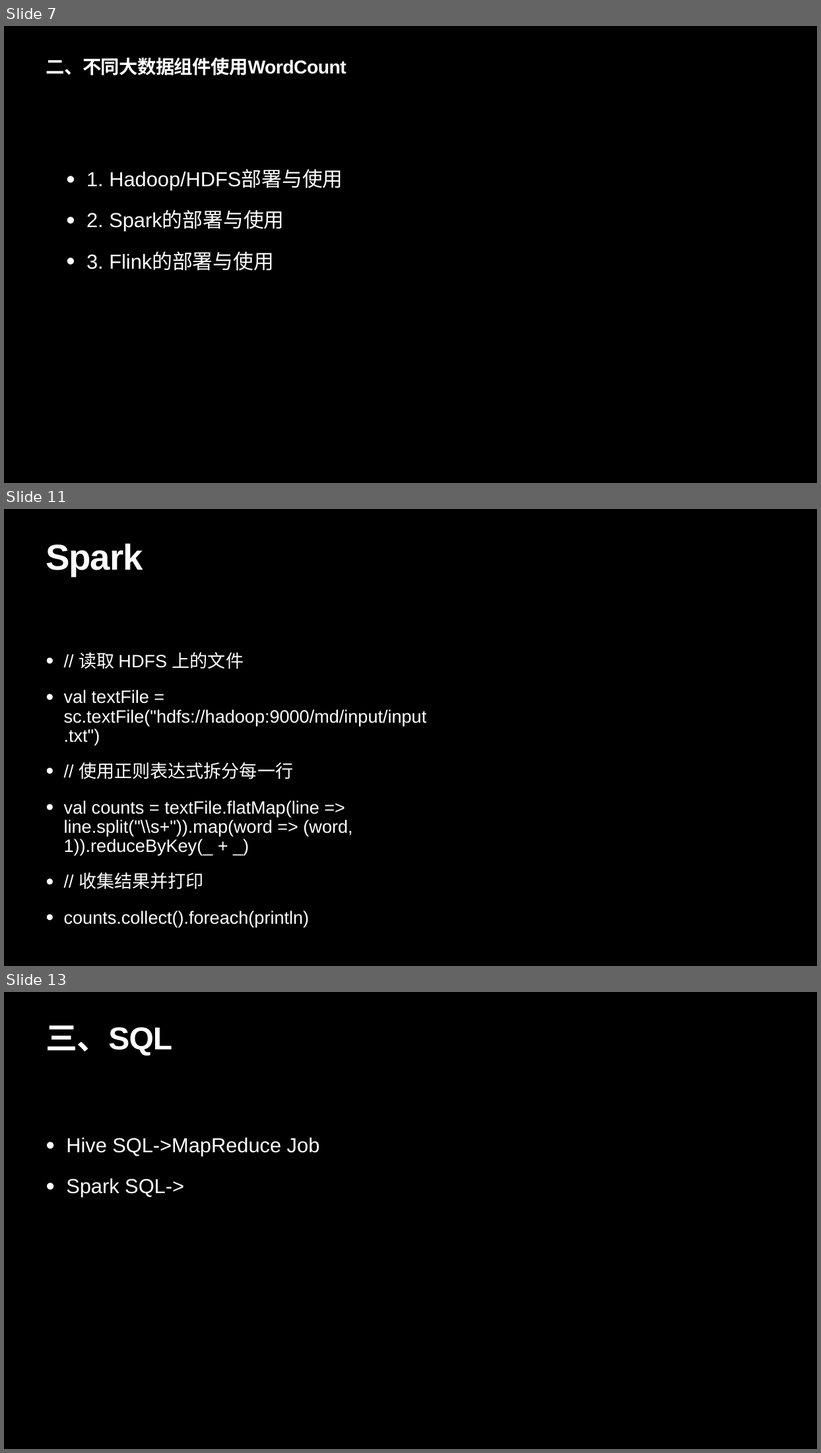
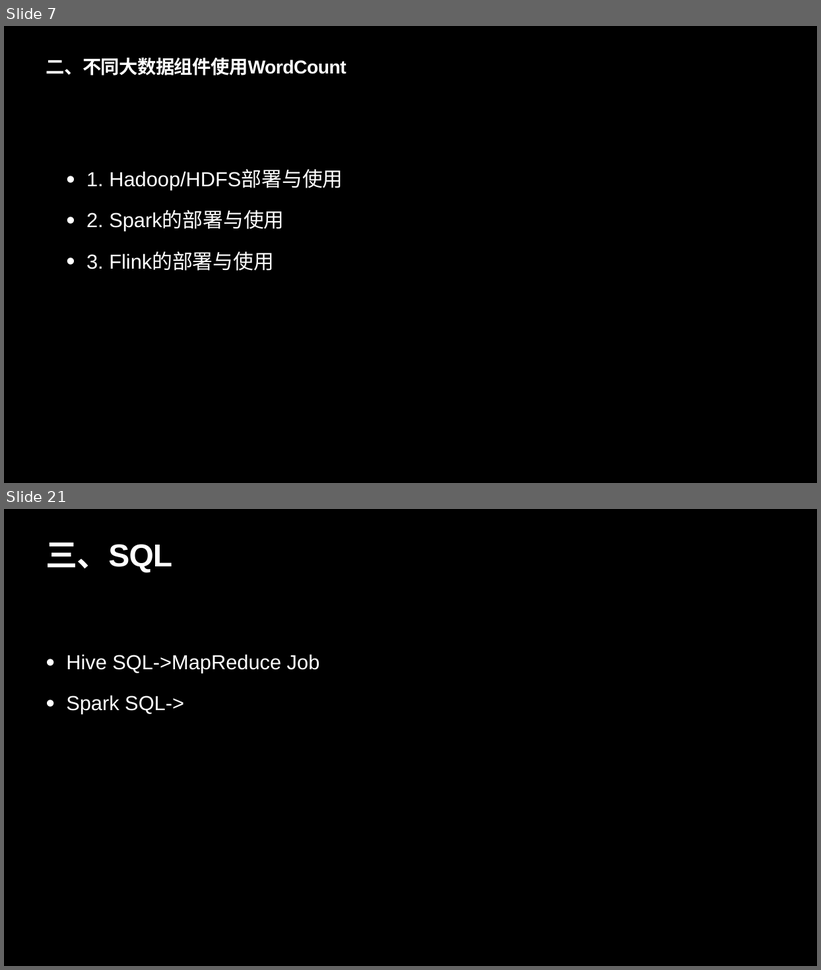
Before and after one commit to LinusLarrabee/bigData, a slide deck: src/doc/大数据组件调研.pptx. Shown one above the other, each under a label of ours: slides 7, 11 and 13 before the commit, slides 7 and 21 after it; the slides between them are not shown. The pictures are 821x1453 and 821x970 pixels, drawn with LibreOffice and Linux fonts; fonts in the diff are those of the drawing. Boxes give left, top, right and bottom in pixels: in the first picture for what was removed or moved away, otherwise in the second. Text is boxed around its words. In the diff, an @@ line names an element or a change of style, - is before the commit and + after.

```diff
--- a/src/doc/大数据组件调研.pptx
+++ b/src/doc/大数据组件调研.pptx
@@ slide 11 removed at (x1=4, y1=509, x2=817, y2=966), background #000000 @@
@@ title removed at (x1=46, y1=543, x2=143, y2=576) @@
-Spark
@@ text removed at (x1=64, y1=652, x2=427, y2=927) @@
-• // 读取 HDFS 上的文件
-• val textFile = sc.textFile("hdfs://hadoop:9000/md/input/input.txt")
-• // 使用正则表达式拆分每一行
-• val counts = textFile.flatMap(line => line.split("\\s+")).map(word => (word, 1)).reduceByKey(_ + _)
-• // 收集结果并打印
-• counts.collect().foreach(println)
@@ what was slide 13 is now slide 21 @@
```
Also in this commit, not shown: 7 slides changed, 11 slides added, 5 other slides removed, 5 other files.
